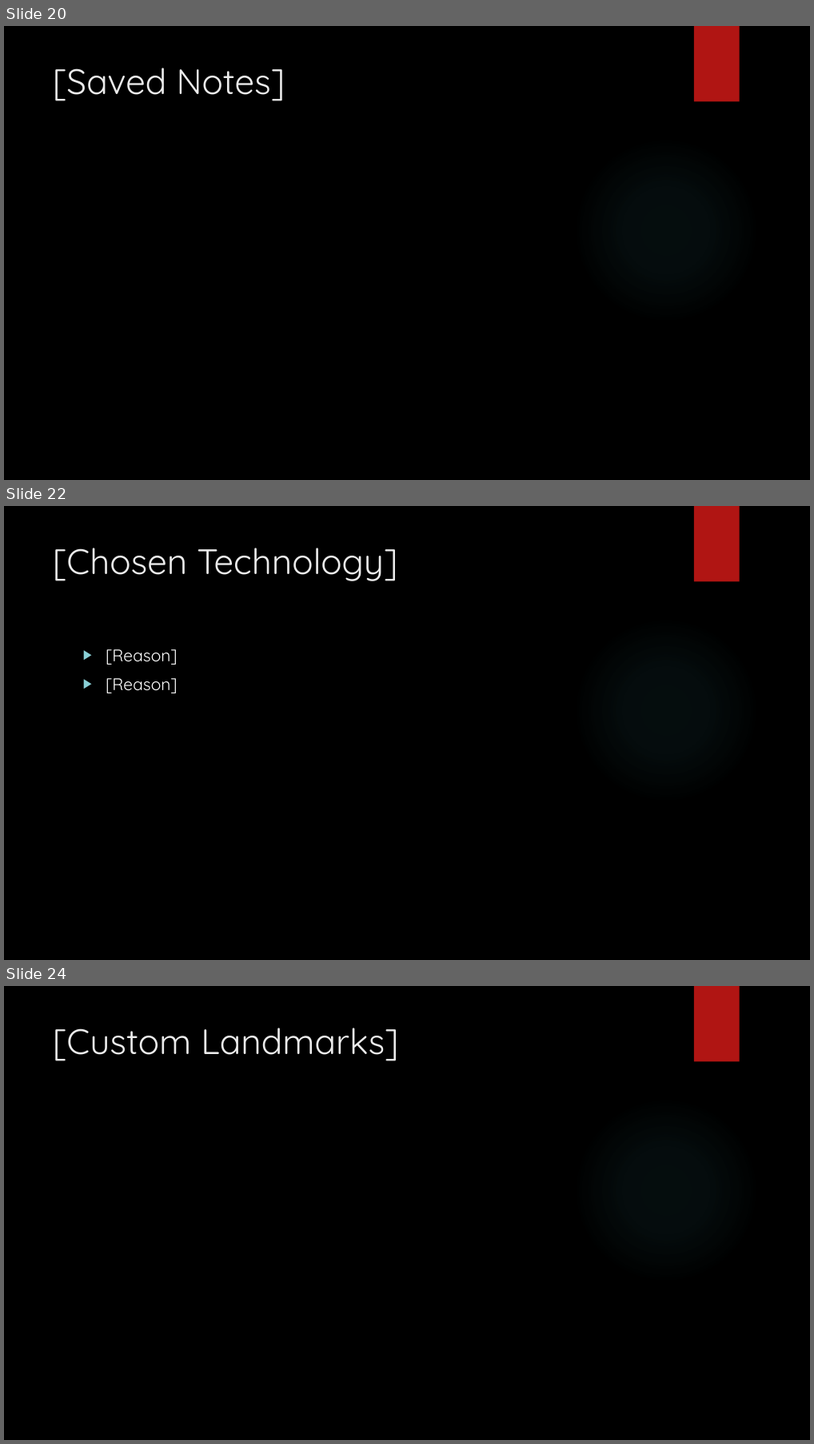
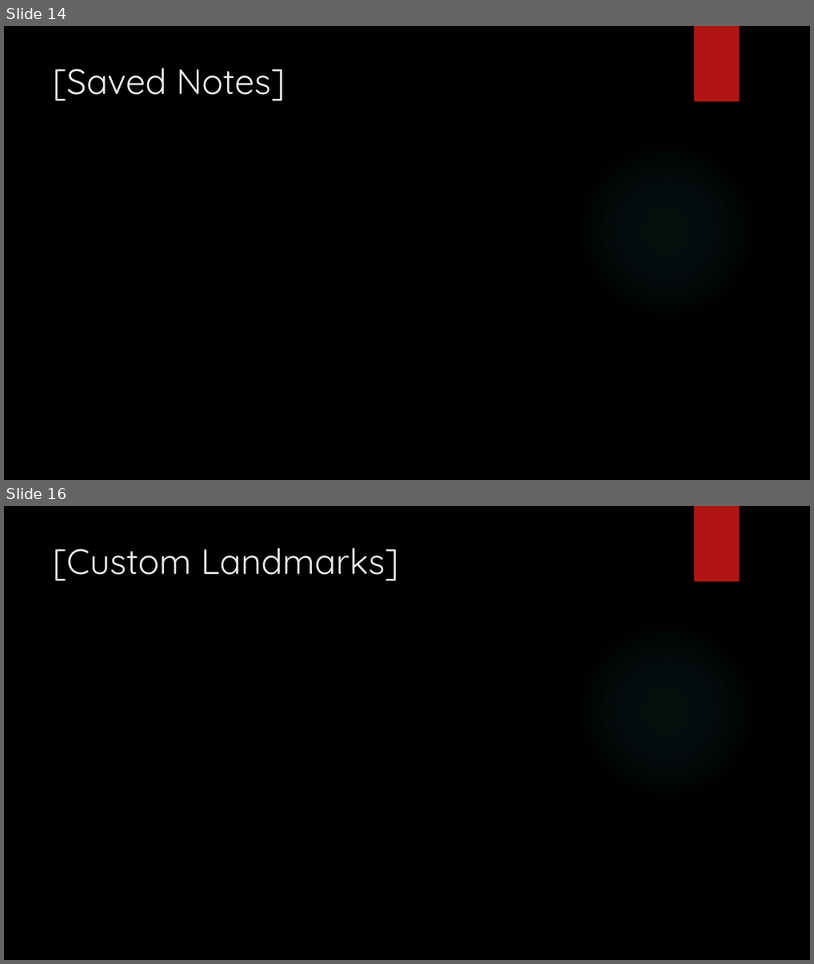
Before and after one commit to junmin-yee/Landmarked, a slide deck: Technology Presentation.pptx. Shown one above the other, each under a label of ours: slides 20, 22 and 24 before the commit, slides 14 and 16 after it; the slides between them are not shown. The pictures are 814x1444 and 814x964 pixels, drawn with LibreOffice and Linux fonts; fonts in the diff are those of the drawing; background and template pictures are left out. Boxes give left, top, right and bottom in pixels: in the first picture for what was removed or moved away, otherwise in the second. Text is boxed around its words. In the diff, an @@ line names an element or a change of style, - is before the commit and + after.

```diff
--- a/Technology Presentation.pptx
+++ b/Technology Presentation.pptx
@@ slide 22 removed at box(4, 506, 810, 960), background picture (left out); not listed: 2 template elements that a slide beside it also shows @@
@@ title removed at box(53, 548, 398, 581) @@
-[Chosen Technology]
@@ text removed at box(106, 649, 178, 693) @@
-▶ [Reason]
-▶ [Reason]
@@ what was slide 20 is now slide 14 @@
@@ what was slide 24 is now slide 16 @@
```
Also in this commit, not shown: 7 slides changed, 21 other slides removed.
